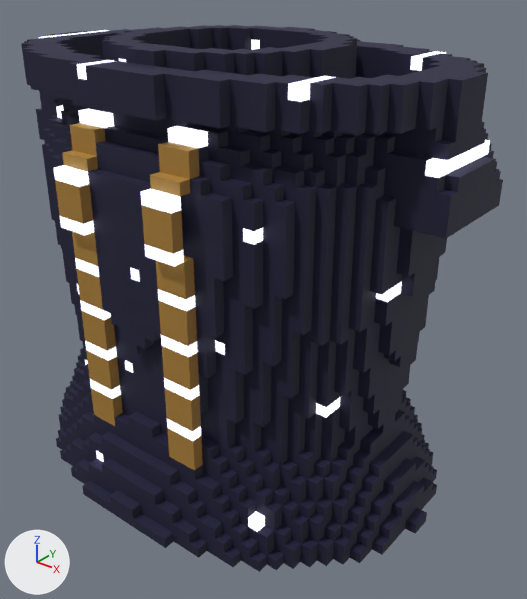
The glTF model www/proto3d/models/beth/equipment/meshes/mystic/mystic_rare_chest.glb: old version first, new version second.
Both versions are drawn from a 50 mm camera at (0.501, -0.573, 0.294) aimed at (0.037, 0.006, -0.066). Lighting does not change. The marker at lower left points along +X, +Y and +Z. The older version comes first. Vertices at exactly the same position are counted once.

In view in the first picture: 'mystic_rare_chest'.
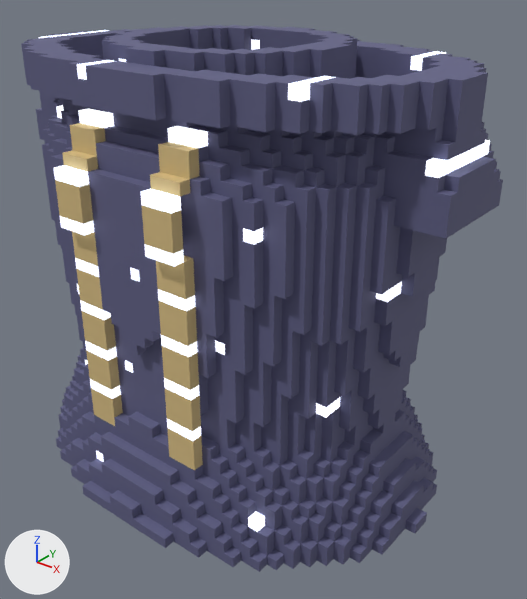
Diff of the bpy script that builds the scene:
```diff
--- a/www/proto3d/models/beth/equipment/meshes/mystic/mystic_rare_chest.glb.py
+++ b/www/proto3d/models/beth/equipment/meshes/mystic/mystic_rare_chest.glb.py
@@ me_mystic_rare_chest @@
 me_mystic_rare_chest.from_pydata(...)  # 5754 vertices, 8866 faces; spans x -0.27..0.27, y -0.192..0.192, z -0.268..0.212
 # used by ob_mystic_rare_chest; location = (0.0, 0.0, 0.0)
+# me_mystic_rare_chest part 1: 8866 faces centred in x -0.27..0.27, y -0.192..0.192, z -0.268..0.212 are repainted in the vertex colours; the middle colour goes from dark blue #151534 to blue #5c5c80
 me_mystic_rare_chest.materials.append(mat_vox)
```

Changed parts and their boxes (x1, y1, x2, y2) in the pictures (527 x 599 px):
part 1 of me_mystic_rare_chest, recoloured (lighter): (21, 25, 503, 572) in both
